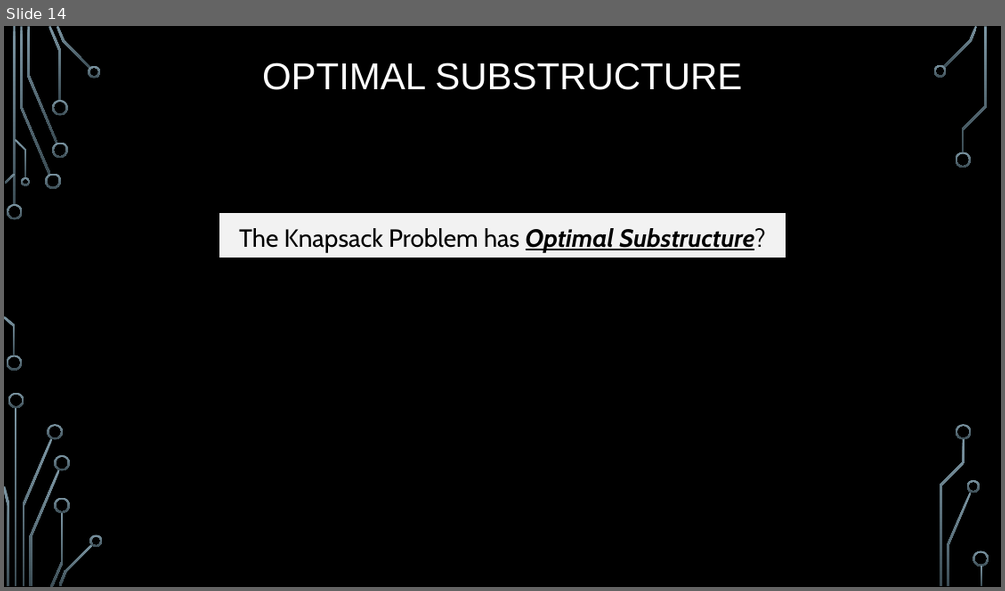
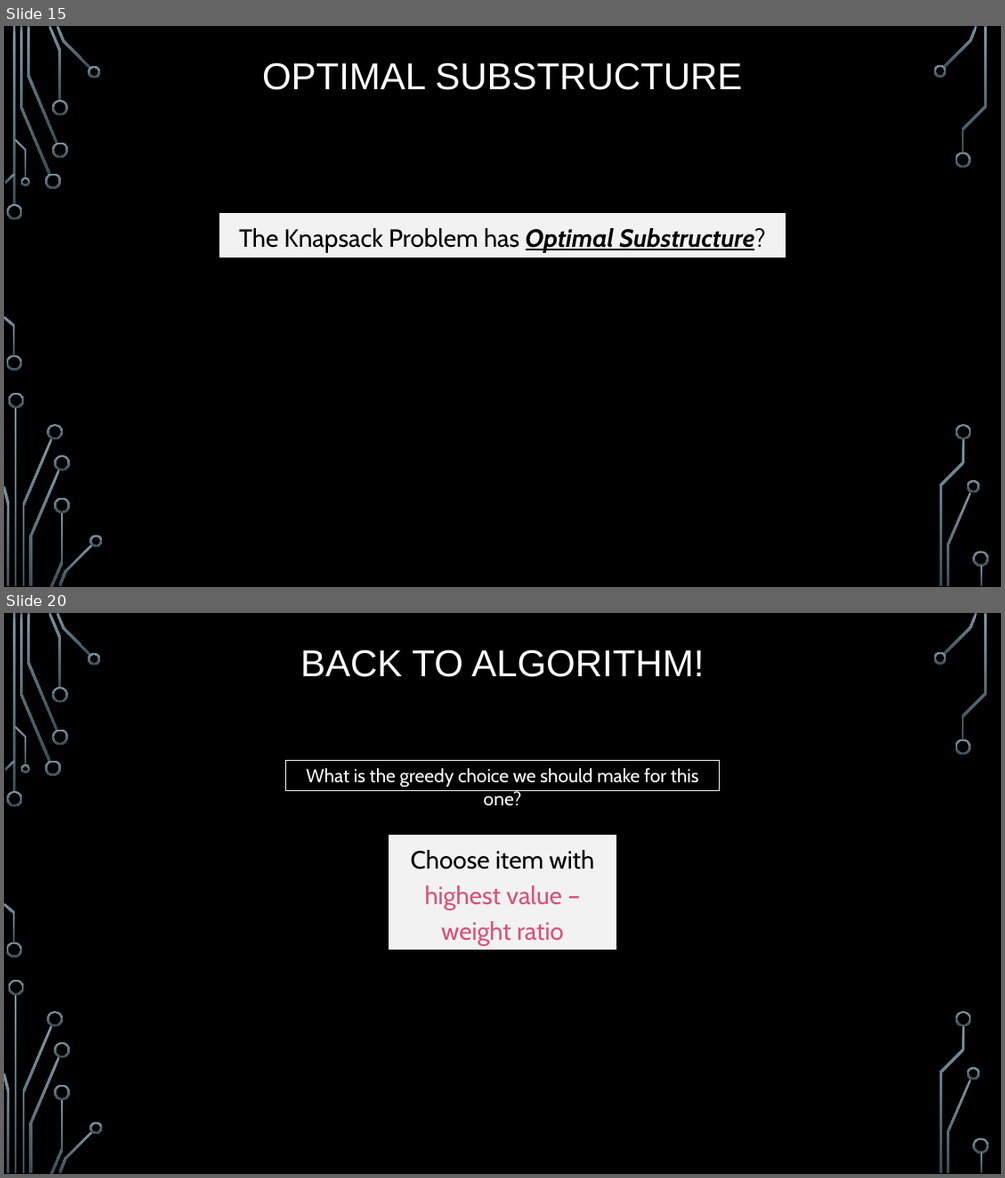
Before and after one commit to markfloryan/dsa2, a slide deck: slides/04-5-KnapsackGreedy.pptx. Shown one above the other, each under a label of ours: slide 14 before the commit, slides 15 and 20 after it; the slides between them are not shown. The pictures are 1005x591 and 1005x1178 pixels, drawn with LibreOffice and Linux fonts; fonts in the diff are those of the drawing; background and template pictures are left out. Boxes give left, top, right and bottom in pixels: in the first picture for what was removed or moved away, otherwise in the second. Text is boxed around its words. In the diff, an @@ line names an element or a change of style, - is before the commit and + after.

```diff
--- a/slides/04-5-KnapsackGreedy.pptx
+++ b/slides/04-5-KnapsackGreedy.pptx
@@ slide 20 added at (4,613,1001,1174), background picture (left out); not listed: 36 template elements that a slide beside it also shows @@
@@ title added at (300,649,704,677), 36 pt, text #FFFFFF @@
+BACK TO ALGORITHM!
@@ rectangle added at (286,761,719,790), outline #F2F2F2 0.75 pt, 18 pt, text #FFFFFF @@
+What is the greedy choice we should make for this one?
@@ rectangle added at (388,835,617,949), fill #F2F2F2, outline #000000 0.75 pt, 24 pt, text #D7537B @@
+Choose item with highest value – weight ratio
@@ what was slide 14 is now slide 15 @@
```
Also in this commit, not shown: 4 slides changed, 11 other slides added, 8 slides removed, 4 other files.
